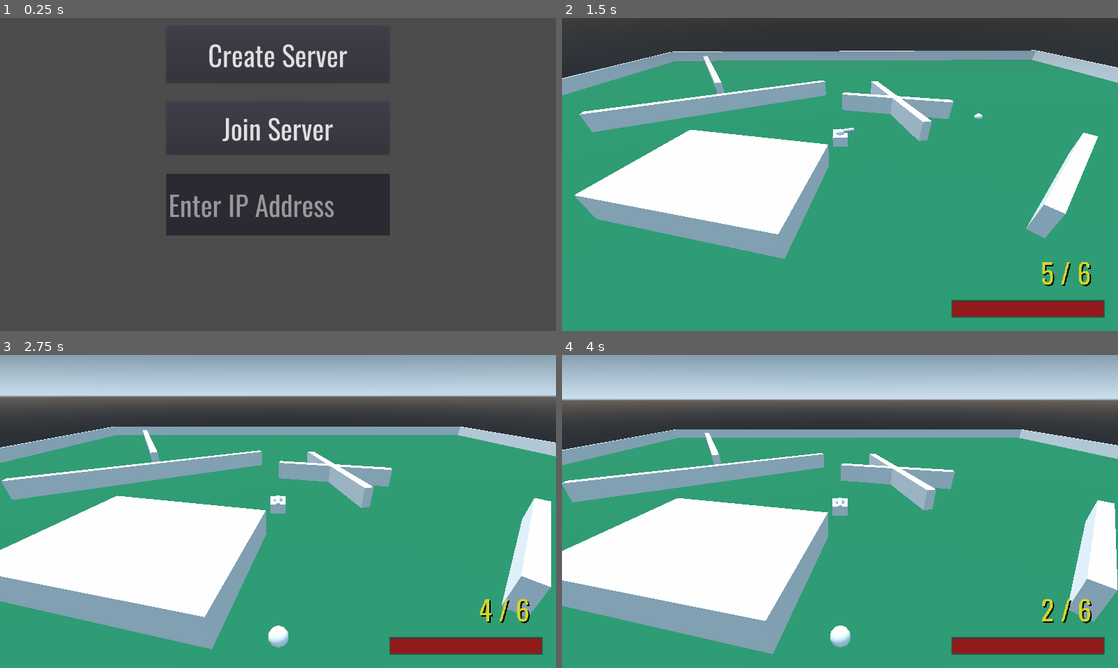
Above: before the commit, frames 1-4 (two rows, left to right).
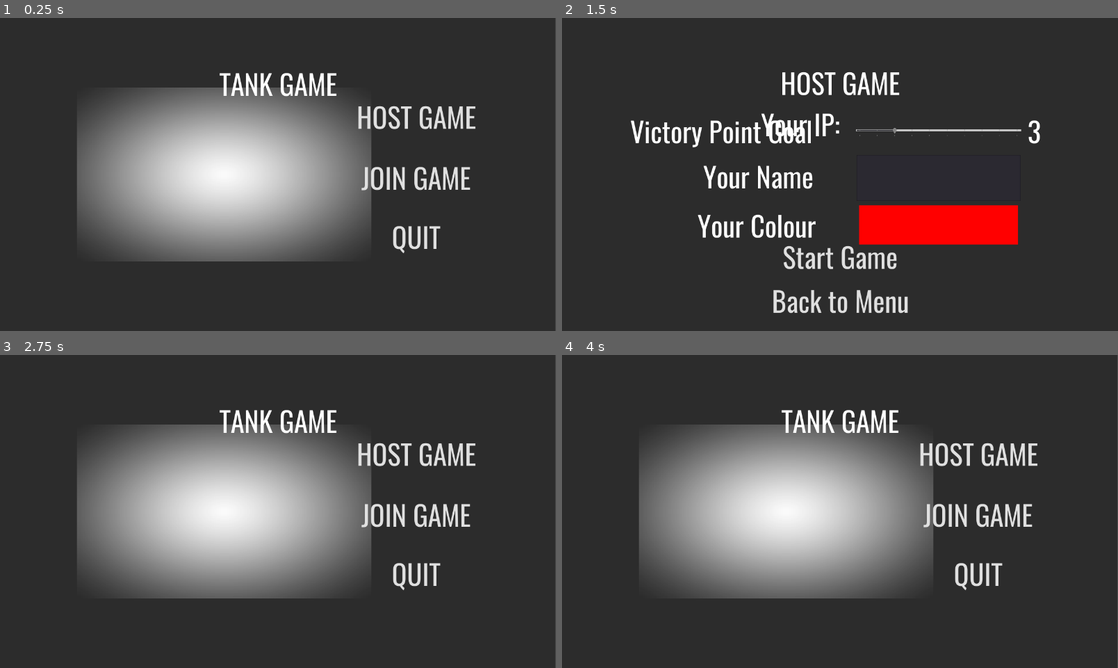
Above: after the commit, the same moments.

Repository: Joe676/Largely-Untitled-Tank-Game
Game: Godot game, scene res://UI/MainMenu.tscn
Same seed, same stepped clock (60 frames per second), same inputs: the game is played once before the commit and once after it. Before the commit the project starts from res://UI/NetworkSetup.tscn.
Inputs (mouse positions are in pixels of both pictures, inside the frame that each line leads up to):
- Up to frame 1 (0.25 s): no input
- Up to frame 2 (1.5 s): click (840, 55) at 0.5 s, where only the run before the commit has a clickable "Create Server"; click (979, 115) at 1.25 s, where only the run after the commit has a clickable "HOST GAME"
- Up to frame 3 (2.75 s): click (278, 636) at 2 s, where only the run after the commit has a clickable "Back to Menu"
- Up to frame 4 (4 s): click (979, 514) at 2.75 s, where only the run after the commit has a clickable "JOIN GAME"; click (840, 636) at 3.5 s, where only the run after the commit has a clickable "Back to Menu"

The runs differ from the first frame. In frame 1, 88% of the frame differs, in the area x 0-100%, y 0-100%; in frame 2, 87%; in frame 3, 93%; in frame 4, 94%.

Commit message:
Starting game from proper menus; setting colors and names

Diff:
--- a/Godot Files/Objects/Bullet.gd
+++ b/Godot Files/Objects/Bullet.gd
@@ -67,9 +67,9 @@
 func _on_Bullet_body_entered(body:Node):
 	for command in on_hit:
 		command.execute_command(self, body, null)
-		print("command executed")
+		# print("command executed")
 	if body.has_method("damage"):
-		print("player ", body.name, " hit!")
+		# print("player ", body.name, " hit!")
 		body.damage(damage)
 	if is_network_master():
 		rpc("destroy")
--- a/Godot Files/Objects/Cards/BaseCard.gd
+++ b/Godot Files/Objects/Cards/BaseCard.gd
@@ -14,13 +14,9 @@
 	on_hit = on_hit_
 
 func attach_to_player(player: KinematicBody):
-	print("Attaching a card: ", card_name)
 	for key in attribute_changes.keys():
 		if player.get(key):
 			player[key] += attribute_changes[key]
-	# if player.get("bullet_on_hit"):
 	player["bullet_on_hit"].append_array(on_hit)
-	print(player["bullet_on_hit"].size(), " on hit events attached")
-	print(player["bullet_on_hit"])
 	if player.get("cards"):
 		player["cards"].append(self)
--- a/Godot Files/Objects/Cards/TANK.gd
+++ /dev/null
@@ -1,4 +0,0 @@
-extends BaseCard
-
-func _ready():
-	pass
--- a/Godot Files/Player/TankProto.gd
+++ b/Godot Files/Player/TankProto.gd
@@ -14,6 +14,14 @@
 onready var heal_timer: Timer = $Timers/HealTimer
 
 export (PackedScene) var bullet_scene = load("res://Objects/Bullet.tscn")
+
+var player_name: String setget set_player_name
+puppet var puppet_player_name: String setget set_puppet_player_name
+
+var player_colour: Color setget set_player_colour
+puppet var puppet_player_colour: Color setget set_puppet_player_colour
+
+var current_vp: int
 
 #attributes
 #movement
@@ -56,6 +64,7 @@
 puppet var puppet_head_rotation = 0
 
 func _ready():
+	get_tree().connect("network_peer_connected", self, "_player_connected")
 	start_round()
 
 func set_up():
@@ -193,8 +202,12 @@
 	# print("Player ", name, " died!")
 
 func set_current_health(new_value):
-	current_health = new_value if new_value >= 0 else 0
-	# print("current_health updated, now it's ", current_health)
+	# print("health changing: ", new_value)
+	current_health = new_value
+	if new_value <= 0:
+		current_health = 0
+	elif new_value >= max_health:
+		current_health = max_health
 	emit_signal("health_updated", current_health, max_health)#, name)
 	if is_network_master():
 		rset("puppet_current_health", current_health)
@@ -231,3 +244,33 @@
 	current_bullets = max_bullets
 	emit_signal("bullets_updated", current_bullets, max_bullets)
 	reloading_lbl.visible = false
+
+func set_player_name(new_name: String):
+	player_name = new_name
+	if is_network_master():
+		rset("puppet_player_name", player_name)
+	print("name ", player_name, " set for player ", name)
+
+func set_player_colour(new_colour: Color):
+	player_colour = new_colour
+	# var material = $Model/Body/Body.get_surface_material(0)
+	var material = SpatialMaterial.new()
+	material.albedo_color = player_colour
+	$Model/Body/Body.set_surface_material(0, material)
+	if is_network_master():
+		rset("puppet_player_colour", player_colour)
+	print("colour set for player ", name)
+
+func set_puppet_player_colour(new_colour: Color):
+	puppet_player_colour = new_colour
+	if not is_network_master():
+		set_player_colour(puppet_player_colour)
+
+func set_puppet_player_name(new_name: String):
+	puppet_player_name = new_name
+	if not is_network_master():
+		player_name = puppet_player_name
+
+func _player_connected(id):
+	rset_id(id, "puppet_player_name", player_name)
+	rset_id(id, "puppet_player_colour", player_colour)
--- a/Godot Files/Resources/BaseCommand.gd
+++ b/Godot Files/Resources/BaseCommand.gd
@@ -7,4 +7,3 @@
 
 func execute_command(bullet, hit_body, hit_point):
 	func_ref.call_func(bullet, hit_body, hit_point)
-	print("in command: function called")
--- a/Godot Files/Resources/GlobalScripts/Global.gd
+++ b/Godot Files/Resources/GlobalScripts/Global.gd
@@ -1,8 +1,11 @@
 extends Node
 
-enum GameState {IN_GAME, IN_MENU}
+onready var my_player_data: Dictionary = {
+	"player_name": "",
+	"player_colour": Color.blue
+}
 
-var game_state: int = GameState.IN_MENU
+var vp_goal = 3
 
 func instance_node_at_location(node:Object, parent:Object, location:Vector3):
 	var node_instance = instance_node(node, parent)
@@ -24,6 +27,9 @@
 	var player_instance = Global.instance_node_at_location(player, PersistentNodes, Vector3(rand_range(-10, 10), 0, rand_range(-10, 10)))
 	player_instance.name = str(id)
 	player_instance.set_network_master(id)
+	if player_instance.is_network_master():
+		player_instance.player_name = my_player_data["player_name"]
+		player_instance.player_colour = my_player_data["player_colour"]
 	player_instance.set_up()
 
 func name_networked_object(node: Node, creator_name: String, base_name: String) -> String:
--- a/Godot Files/Resources/GlobalScripts/Network.gd
+++ b/Godot Files/Resources/GlobalScripts/Network.gd
@@ -25,10 +25,13 @@
 	get_tree().set_network_peer(server)
 	print("Server created")
 
-func join_server() -> void:
+func join_server(ip) -> bool:
 	client = NetworkedMultiplayerENet.new()
-	client.create_client(ip_address, DEAFAULT_PORT)
+	var response = client.create_client(ip, DEAFAULT_PORT)
+	if response != OK:
+		return false
 	get_tree().set_network_peer(client)
+	return true
 
 func _connected_to_server() -> void:
 	print("Connected to server")
--- /dev/null
+++ b/Godot Files/UI/HostMenu.gd
@@ -0,0 +1,32 @@
+extends Control
+
+onready var vp_label: Label = $VPSlider/CurrentVP
+onready var name_input: LineEdit = $NameInput
+onready var no_name_popup: AcceptDialog = $NoNameDialog
+onready var colour_picker: ColorPickerButton = $ColorPickerButton
+
+func _ready():
+	var ip_label = $IPLbl
+	ip_label.text = "Your IP: %s" % Network.ip_address
+
+func _on_VPSlider_value_changed(value:int):
+	vp_label.text = str(value)
+
+
+func _on_StartBtn_pressed():
+	var player_name = name_input.text
+	if player_name == null or player_name == "":
+		no_name_popup.popup_centered()
+		return
+	Network.create_server()
+	Global.my_player_data["player_name"] = player_name
+	Global.my_player_data["player_colour"] = colour_picker.color
+	Global.instance_player(get_tree().get_network_unique_id())
+	Global.vp_goal = int(vp_label.text)
+
+	get_tree().change_scene("res://Levels/LevelProto.tscn")
+	#TODO: switch to lobby
+
+
+func _on_BackBtn_pressed():
+	get_tree().change_scene("res://UI/MainMenu.tscn")
--- a/Godot Files/UI/HostMenu.tscn
+++ b/Godot Files/UI/HostMenu.tscn
@@ -1,6 +1,7 @@
-[gd_scene load_steps=3 format=2]
+[gd_scene load_steps=4 format=2]
 
 [ext_resource path="res://Resources/Themes/BaseTheme.tres" type="Theme" id=1]
+[ext_resource path="res://UI/HostMenu.gd" type="Script" id=2]
 
 [sub_resource type="StyleBoxLine" id=1]
 color = Color( 0.772549, 0.772549, 0.772549, 1 )
@@ -9,6 +10,7 @@
 [node name="HostMenu" type="Control"]
 anchor_right = 1.0
 anchor_bottom = 1.0
+script = ExtResource( 2 )
 
 [node name="ColorRect" type="ColorRect" parent="."]
 anchor_right = 1.0
@@ -161,3 +163,19 @@
 theme = ExtResource( 1 )
 text = "Start Game"
 flat = true
+
+[node name="NoNameDialog" type="AcceptDialog" parent="."]
+anchor_left = 0.5
+anchor_top = 0.5
+anchor_right = 0.5
+anchor_bottom = 0.5
+margin_left = -150.5
+margin_top = -29.0
+margin_right = 150.5
+margin_bottom = 29.0
+window_title = "No name?!"
+dialog_text = "Provide your name before starting the game."
+
+[connection signal="value_changed" from="VPSlider" to="." method="_on_VPSlider_value_changed"]
+[connection signal="pressed" from="BackBtn" to="." method="_on_BackBtn_pressed"]
+[connection signal="pressed" from="StartBtn" to="." method="_on_StartBtn_pressed"]
--- /dev/null
+++ b/Godot Files/UI/JoinMenu.gd
@@ -0,0 +1,26 @@
+extends Control
+
+onready var name_input: LineEdit = $NameInput
+onready var ip_input: LineEdit = $IPInput
+onready var no_name_popup: AcceptDialog = $NoNameDialog
+onready var wrong_ip_popup: AcceptDialog = $WrongIPDialog
+onready var colour_picker: ColorPickerButton = $ColorPickerButton
+
+func _on_BackBtn_pressed():
+	get_tree().change_scene("res://UI/MainMenu.tscn")
+
+func _on_StartBtn_pressed():
+	var player_name = name_input.text
+	var ip = ip_input.text
+	if player_name == null or player_name == "" or ip == null or ip == "":
+		no_name_popup.popup_centered()
+		return
+	# Network.ip_address = ip
+	Global.my_player_data["player_name"] = player_name
+	Global.my_player_data["player_colour"] = colour_picker.color
+	var was_created = Network.join_server(ip)
+	if not was_created:
+		wrong_ip_popup.popup_centered()
+		return
+
+	get_tree().change_scene("res://Levels/LevelProto.tscn")
--- a/Godot Files/UI/JoinMenu.tscn
+++ b/Godot Files/UI/JoinMenu.tscn
@@ -1,10 +1,12 @@
-[gd_scene load_steps=2 format=2]
+[gd_scene load_steps=3 format=2]
 
 [ext_resource path="res://Resources/Themes/BaseTheme.tres" type="Theme" id=1]
+[ext_resource path="res://UI/JoinMenu.gd" type="Script" id=2]
 
 [node name="JoinMenu" type="Control"]
 anchor_right = 1.0
 anchor_bottom = 1.0
+script = ExtResource( 2 )
 
 [node name="ColorRect" type="ColorRect" parent="."]
 anchor_right = 1.0
@@ -131,3 +133,30 @@
 theme = ExtResource( 1 )
 text = "Start Game"
 flat = true
+
+[node name="NoNameDialog" type="AcceptDialog" parent="."]
+anchor_left = 0.5
+anchor_top = 0.5
+anchor_right = 0.5
+anchor_bottom = 0.5
+margin_left = -150.5
+margin_top = -29.0
+margin_right = 150.5
+margin_bottom = 29.0
+window_title = "No name?!"
+dialog_text = "Provide your name and server IP before starting the game."
+
+[node name="WrongIPDialog" type="AcceptDialog" parent="."]
+anchor_left = 0.5
+anchor_top = 0.5
+anchor_right = 0.5
+anchor_bottom = 0.5
+margin_left = -150.5
+margin_top = -29.0
+margin_right = 150.5
+margin_bottom = 29.0
+window_title = "Invalid IP"
+dialog_text = "Could not connect. Check the provided IP and try again."
+
+[connection signal="pressed" from="BackBtn" to="." method="_on_BackBtn_pressed"]
+[connection signal="pressed" from="StartBtn" to="." method="_on_StartBtn_pressed"]
--- /dev/null
+++ b/Godot Files/UI/MainMenu.gd
@@ -0,0 +1,10 @@
+extends Control
+
+func _on_HostButton_pressed():
+	get_tree().change_scene("res://UI/HostMenu.tscn")
+
+func _on_QuitButton_pressed():
+	get_tree().notification(MainLoop.NOTIFICATION_WM_QUIT_REQUEST) # see: https://docs.godotengine.org/en/stable/tutorials/inputs/handling_quit_requests.html
+
+func _on_JoinButton_pressed():
+	get_tree().change_scene("res://UI/JoinMenu.tscn")
--- a/Godot Files/UI/MainMenu.tscn
+++ b/Godot Files/UI/MainMenu.tscn
@@ -1,6 +1,7 @@
-[gd_scene load_steps=4 format=2]
+[gd_scene load_steps=5 format=2]
 
 [ext_resource path="res://Resources/Themes/BaseTheme.tres" type="Theme" id=1]
+[ext_resource path="res://UI/MainMenu.gd" type="Script" id=2]
 
 [sub_resource type="Gradient" id=1]
 interpolation_mode = 2
@@ -15,6 +16,7 @@
 [node name="MainMenu" type="Control"]
 anchor_right = 1.0
 anchor_bottom = 1.0
+script = ExtResource( 2 )
 
 [node name="ColorRect" type="ColorRect" parent="."]
 anchor_right = 1.0
@@ -98,3 +100,7 @@
 grow_vertical = 2
 texture = SubResource( 2 )
 expand = true
+
+[connection signal="pressed" from="Buttons/HostButton" to="." method="_on_HostButton_pressed"]
+[connection signal="pressed" from="Buttons/JoinButton" to="." method="_on_JoinButton_pressed"]
+[connection signal="pressed" from="Buttons/QuitButton" to="." method="_on_QuitButton_pressed"]
--- a/Godot Files/project.godot
+++ b/Godot Files/project.godot
@@ -21,7 +21,7 @@
 [application]
 
 config/name="TankGame"
-run/main_scene="res://UI/NetworkSetup.tscn"
+run/main_scene="res://UI/MainMenu.tscn"
 config/icon="res://icon.png"
 
 [autoload]
